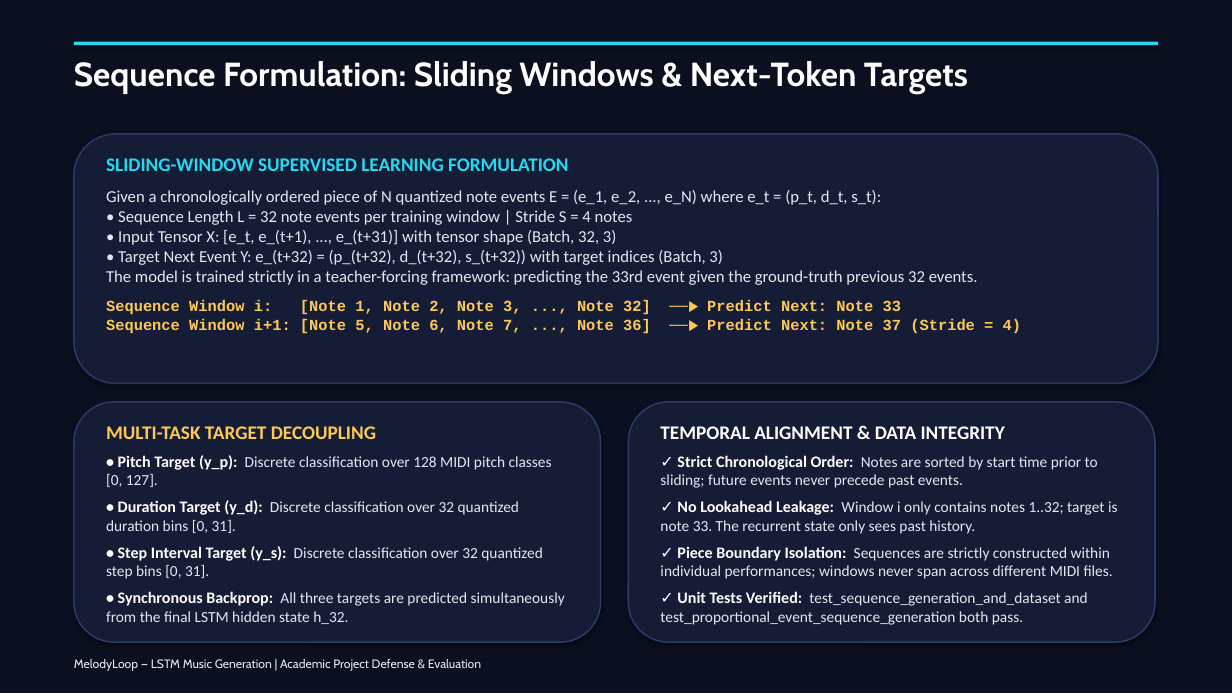
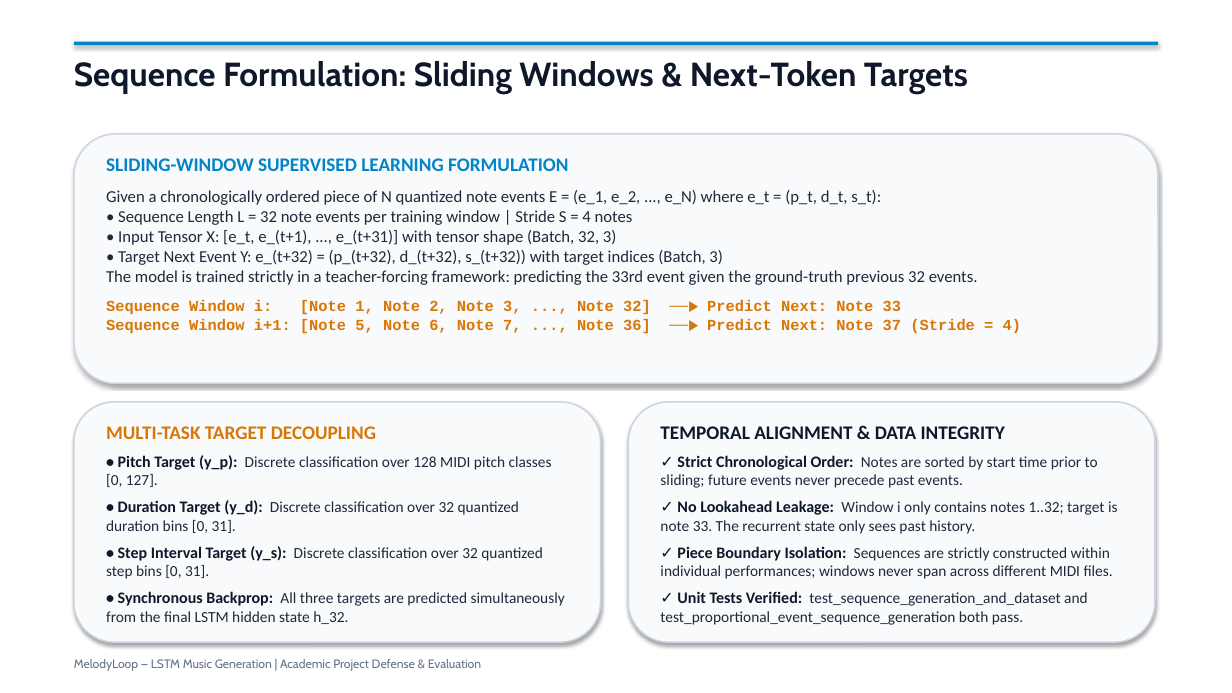
Before and after one commit to Pankaj-Jhajhria/Music-Generation-using-LSTM-MelodyLoop-, a slide deck: slide 9 of MelodyLoop_Presentation_Professional.pptx. Drawn at 1232x693 pixels with LibreOffice and Linux fonts; fonts in the diff are those of the drawing. Boxes give left, top, right and bottom in pixels: in the first picture for what was removed or moved away, otherwise in the second. Text is boxed around its words. In the diff, an @@ line names an element or a change of style, - is before the commit and + after.

Commit message:
feat(presentation): Transform presentation deck to clean academic white background theme

```diff
--- a/MelodyLoop_Presentation_Professional.pptx
+++ b/MelodyLoop_Presentation_Professional.pptx
@@ rectangle at (0, 0, 1232, 693): fill #0B1020 to #FFFFFF @@
@@ text "Sequence Formulation: Sliding Windows & ..." at (74, 61, 968, 95): text colour #FFFFFF to #0F172A @@
@@ rectangle at (74, 42, 1158, 45): fill #26D9F1 to #0284C7 @@
@@ fill #151D36 to #F8FAFC; outline #2A3B6A 1.2 pt to #CBD5E1 1.2 pt in 3 elements at (74, 402, 601, 642), (628, 402, 1155, 642), (74, 134, 1158, 384) @@
@@ text "SLIDING-WINDOW SUPERVISED LEARNING FORMULATION" at (106, 158, 1021, 334): text colour #26D9F1 to #0284C7 in "SLIDING-WINDOW SUPERVISED LEARNING FORMULATION"; text colour #E2E8F0 to #1E293B in "Given a chronologically ordered piece of N ..."; text colour #FFC857 to #D97706 in "Sequence Window i: [Note 1, Note 2, ..." @@
@@ text "MULTI-TASK TARGET DECOUPLING" at (106, 426, 565, 624): text colour #FFC857 to #D97706 in "MULTI-TASK TARGET DECOUPLING"; text colour #FFFFFF to #0F172A in "• Pitch Target (y_p):", "• Duration Target (y_d):", "• Step Interval Target (y_s):", "• Synchronous Backprop:"; text colour #E2E8F0 to #1E293B in "Discrete classification over 128 MIDI pitch classes ...", "Discrete classification over 32 quantized duration bins ...", "Discrete classification over 32 quantized step bins ...", "All three targets are predicted simultaneously from ..." @@
@@ text "TEMPORAL ALIGNMENT & DATA INTEGRITY" at (660, 426, 1118, 625): text colour #FFFFFF to #0F172A in "TEMPORAL ALIGNMENT & DATA INTEGRITY", "✓ Strict Chronological Order:", "✓ No Lookahead Leakage:", "✓ Piece Boundary Isolation:" and 1 more places; text colour #E2E8F0 to #1E293B in "Notes are sorted by start time prior ...", "Window i only contains notes 1..32; target ...", "Sequences are strictly constructed within individual perform ...", "test_sequence_generation_and_dataset and test_proportional_e ..." @@
@@ text "MelodyLoop — LSTM Music Generation ..." at (74, 659, 481, 671): text colour #E2E8F0 to #64748B @@
```
Also in this commit, not shown: 16 other slides changed, 3 other files.
